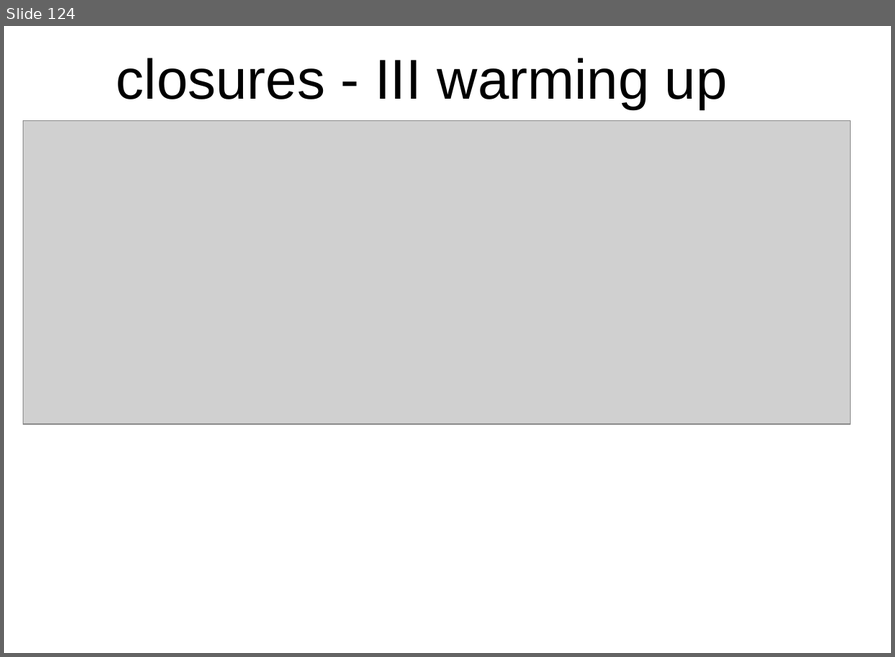
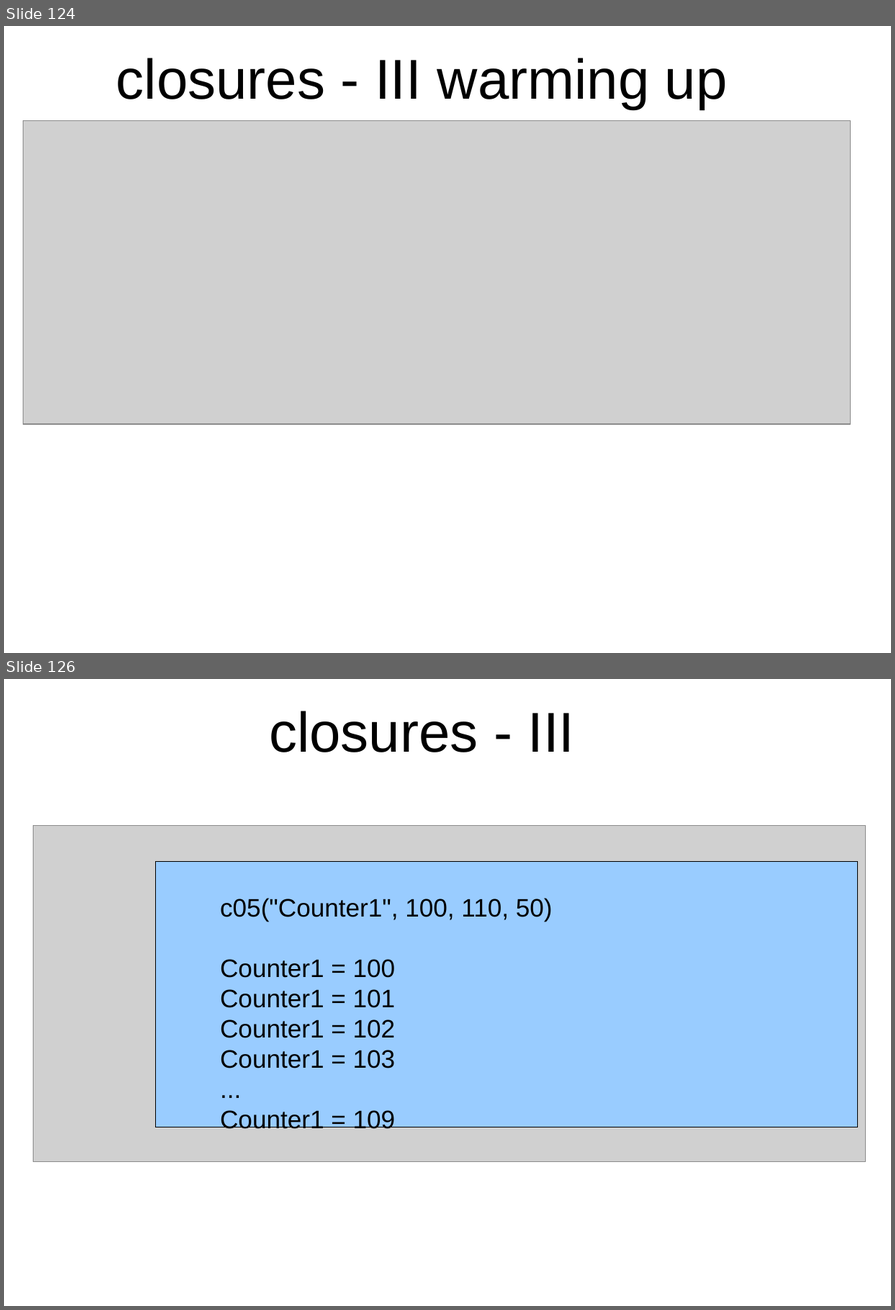
Before and after one commit to peterborkuti/other, a slide deck: JavaScriptBasics/jsbasics-slide.odp. Shown one above the other, each under a label of ours: slide 124 before the commit, slides 124 and 126 after it; the slides between them are not shown. The pictures are 895x657 and 895x1310 pixels, drawn with LibreOffice and Linux fonts; fonts in the diff are those of the drawing; grey boxes stand for pictures; background and template pictures are left out. Boxes give left, top, right and bottom in pixels: in the first picture for what was removed or moved away, otherwise in the second. Text is boxed around its words. In the diff, an @@ line names an element or a change of style, - is before the commit and + after.

```diff
--- a/JavaScriptBasics/jsbasics-slide.odp
+++ b/JavaScriptBasics/jsbasics-slide.odp
@@ slide 126 added at (4, 679, 891, 1306), background #FFFFFF @@
@@ title added at (269, 711, 575, 752), 53.3 pt, text #000000 @@
+closures - III
@@ picture added at (34, 825, 866, 1162) @@
@@ rectangle added at (156, 862, 858, 1128), fill #99CCFF, outline #000000 0 pt @@
@@ text added at (220, 898, 553, 1133), 24 pt, text #000000 @@
+c05("Counter1", 100, 110, 50)
+Counter1 = 100
+Counter1 = 101
+Counter1 = 102
+Counter1 = 103
+...
+Counter1 = 109
```
Also in this commit, not shown: 19 other slides added, 1 slide removed, 1 other file.
